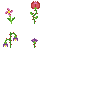
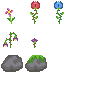
Layered file, before and after one edit (96px x 96px). Changes by layer:
painted on "Arrière-plan" over [1, 1, 64, 72]
